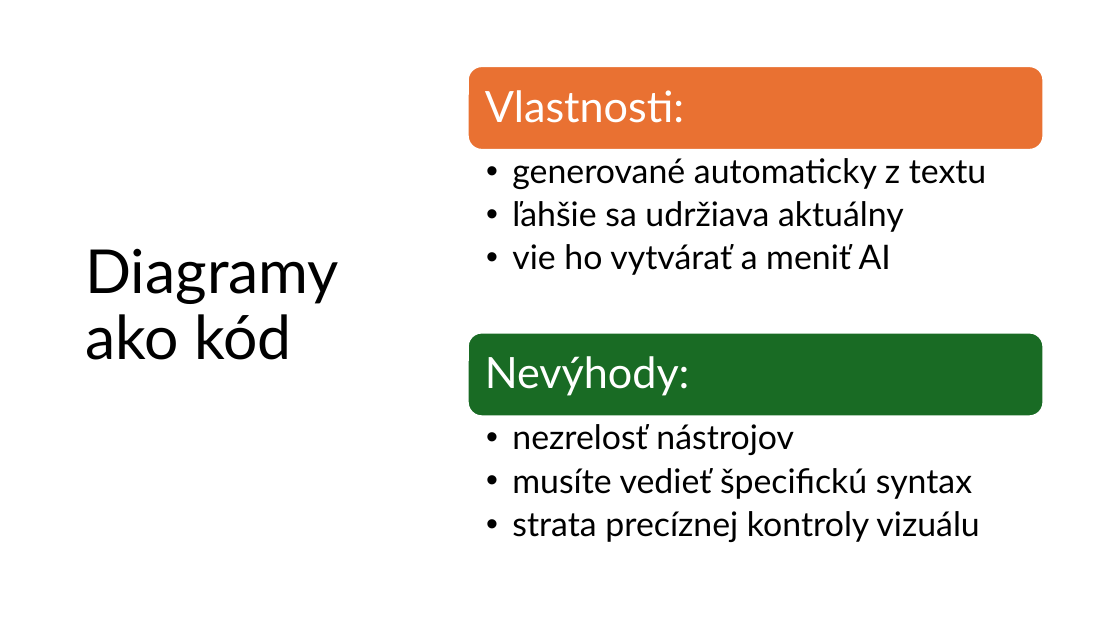
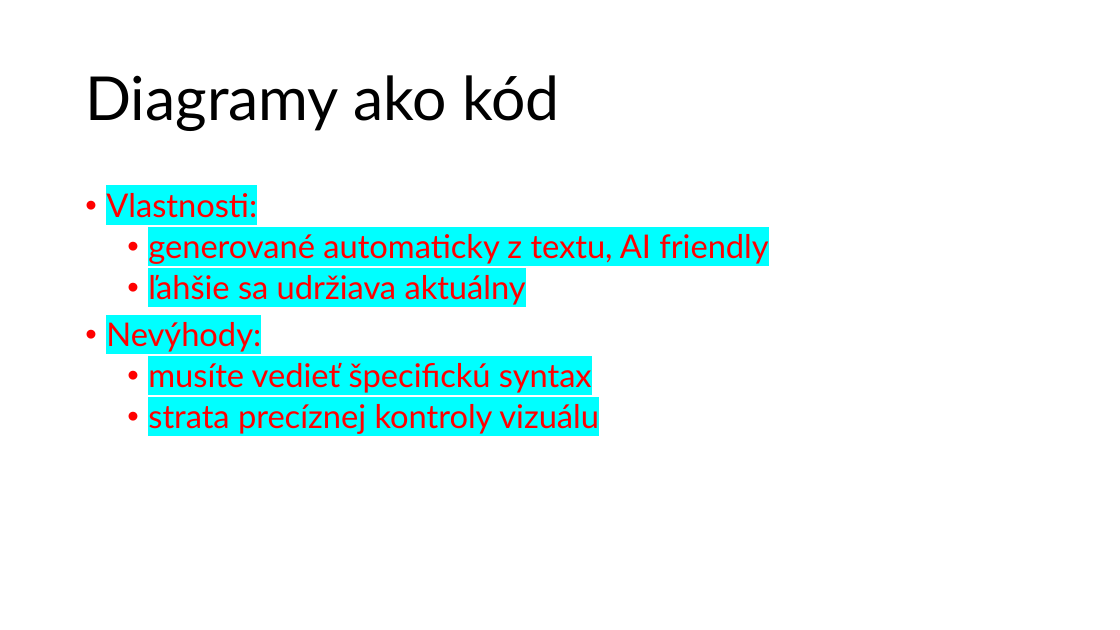
Before and after one commit to wagjo/oop, a slide deck: slide 12 of prezentacie/c01w.pptx (slide 10 before the commit). Drawn at 1120x630 pixels with LibreOffice and Linux fonts; fonts in the diff are those of the drawing. Boxes give left, top, right and bottom in pixels: in the first picture for what was removed or moved away, otherwise in the second. Text is boxed around its words. In the diff, an @@ line names an element or a change of style, - is before the commit and + after.

```diff
--- a/prezentacie/c01w.pptx
+++ b/prezentacie/c01w.pptx
@@ title "Diagramy ako kód" rewrapped from [85,248,339,360] to [85,75,559,131] @@
@@ text added at [106,193,768,434], 28 pt, text #FF0000 @@
+• Vlastnosti:
+  • generované automaticky z textu, AI friendly
+  • ľahšie sa udržiava aktuálny
+• Nevýhody:
+  • musíte vedieť špecifickú syntax
+  • strata precíznej kontroly vizuálu
@@ group removed at [468,66,1044,542]: 4 texts, 2 rounded rectangles @@
-Vlastnosti:
-  • generované automaticky z textu
-  • ľahšie sa udržiava aktuálny
-  • vie ho vytvárať a meniť AI
-Nevýhody:
-  • nezrelosť nástrojov
-  • musíte vedieť špecifickú syntax
-  • strata precíznej kontroly vizuálu
```
Also in this commit, not shown: 6 other slides changed, 1 slide added, 1 other file.
